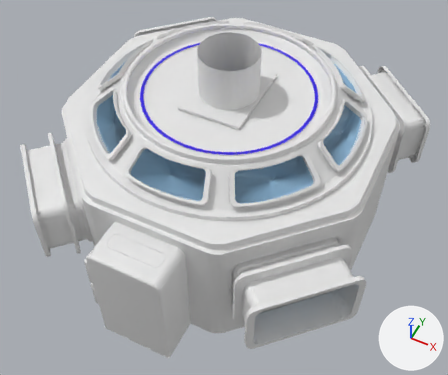
A saved change to the FBX model Models/FBX/FBX_SS_Module4_6x6.fbx.
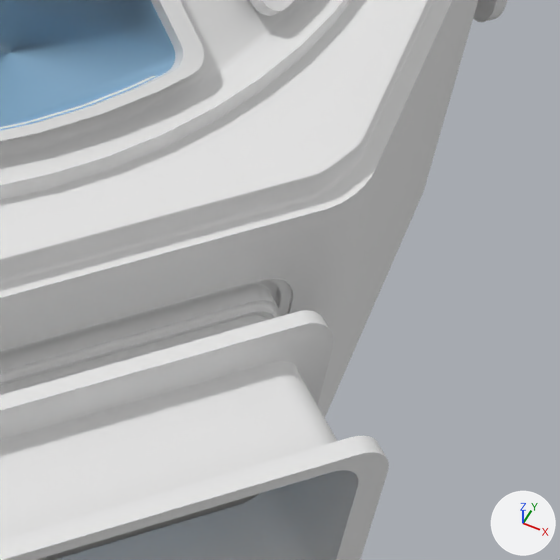
Each version appears first whole from a 50 mm camera at (4.21, -8.65, 11.27) aimed at (0.2, -0.62, 1.23), and next in a close-up on the part from 60% to 91% of the width and 45% to 82% of the height. Arrows for +X, +Y and +Z are at lower right; the lights stay in place. Where no turn or scale is listed for an object, it has been applied to the vertices. Vertices at the same position are counted once.

Before the edit, the objects in view are built like this:
```python
me_cube_006 = bpy.data.meshes.new('Cube.006')
me_cube_006.from_pydata(...)  # 7488 vertices, 7284 faces; spans x -3.76..3.76, y -3.76..3.76, z 0.81..2.43
# faces by material slot: [4, 7280]
me_cube_006.materials.append(mat_glass)  # blue #99c6e7
me_cube_006.materials.append(mat_m_window)  # white #e7e7e7
me_cube_008 = bpy.data.meshes.new('Cube.008')
me_cube_008.from_pydata(...)  # 5755 vertices, 5192 faces; spans x -3.25..3.25, y -3.25..3.25, z 2.7..3.56
# faces by material slot: [5184, 8]
me_cube_008.materials.append(mat_metal)  # white #e7e7e7
me_cube_008.materials.append(mat_glass)  # blue #99c6e7
me_cube_010 = bpy.data.meshes.new('Cube.010')
me_cube_010.from_pydata(...)  # 404 vertices, 175 faces; spans x -3.25..3.25, y -6.5..0.0, z -0.56..2.14
# faces by material slot: [144, 18, 13]
me_cube_010.materials.append(mat_m_wall_generic)  # white #e7e7e7
me_cube_010.materials.append(mat_m_wall_branded)  # white #e7e7e7
me_cube_010.materials.append(mat_m_wall_blank)  # white #e7e7e7
ob_ceiling_windowed_003 = bpy.data.objects.new('Ceiling_Windowed.003', me_cube_008)
ob_ceiling_windowed_003.location = (0.0, 0.0, 0.0)
ob_walls_plain_006 = bpy.data.objects.new('Walls_Plain.006', me_cube_010)
ob_walls_plain_006.location = (0.0, 3.25, 0.555)
ob_walls_windows = bpy.data.objects.new('Walls_Windows', me_cube_006)
ob_walls_windows.location = (0.0, 0.0, 0.0)
```
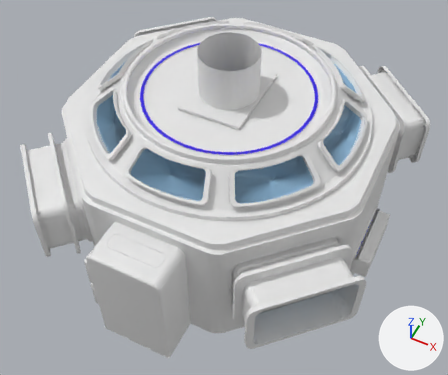
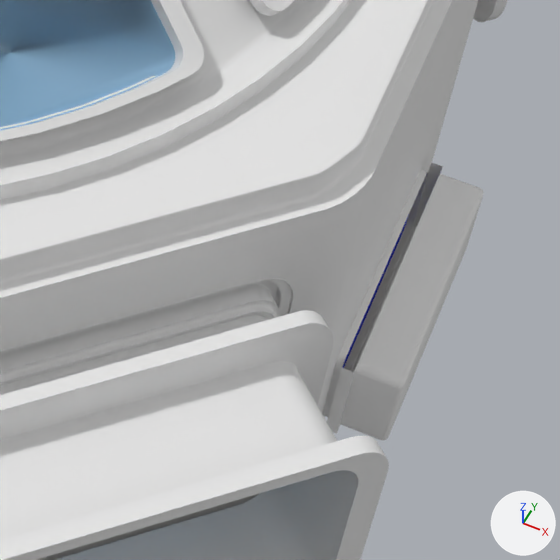
Pixel boxes (x1, y1, x2, y2) of what changed, in the close-ups (560 x 560 px):
'Walls_Plain.004', added: after (327, 162, 483, 440)
part 1 of me_cube_010, built on: (318, 0, 478, 418) in both

The edits, one by one:
me_cube_010 is used by ob_walls_plain_006; location (0.0, 3.25, 0.555).
me_cube_010 had 404 vertices, 175 faces and spanned x -3.25..3.25, y -6.5..0.0, z -0.56..2.14.
me_cube_010 now has 490 vertices, 284 faces and spans x -3.25..3.29, y -6.5..0.0, z -0.56..2.14.
Part 1, on me_cube_010:
3 faces are deleted.
50 vertices are added at x 3.25..3.29, y -4.43..-2.07, z -0.56..0.24.
36 new vertices lie (0.04, 0.0, 0.0) away from vertices in x 3.25, y -3.99..-2.51, z -0.38..0.16.
112 new faces join them, mat_m_wall_generic (white #e7e7e7).
Mesh me_cube_019 is new.
It has 160 vertices, 151 faces and spans x 3.29..3.61, y -4.02..-2.48, z -0.45..0.16.
It uses material mat_metal (white #e7e7e7).
Object 'Walls_Plain.004' (ob_walls_plain_004) is new; it shows me_cube_019.
Its location is (0.0, 3.25, 0.555).
